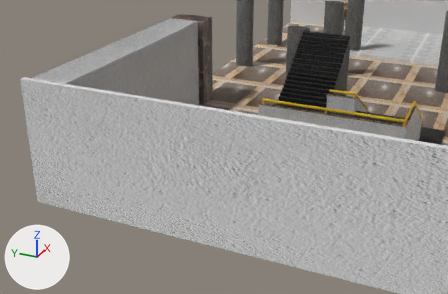
The Blender file Blender/conjunto_norte.blend as it was, and as the next commit left it.
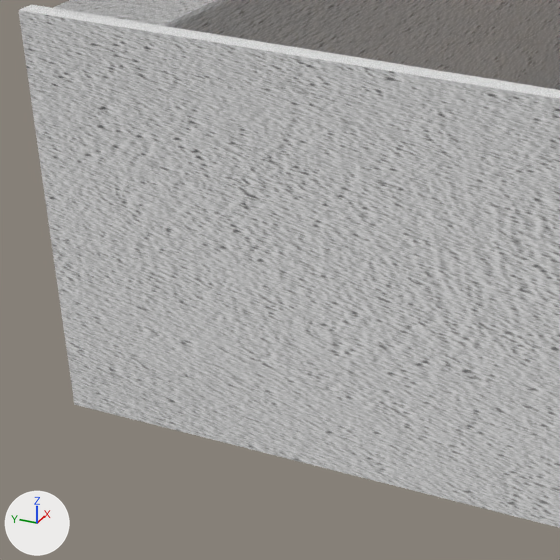
Each version appears first from a 50 mm camera at (-74.53, 17.66, 21.52) aimed at (-41.03, 32.73, 4.77), and next in a close-up on the part from 3% to 42% of the width and 26% to 85% of the height. Arrows for +X, +Y and +Z are at lower left; the lights stay in place. The last two pictures show the newer version.

The scene before the commit, as lines of its bpy script (objects in view):
```python
me_cube_004 = bpy.data.meshes.new('Cube.004')
me_cube_004.from_pydata(...)  # 8 vertices, 12 faces; spans x -1.0..1.0, y -1.0..1.0, z -1.0..1.0
# faces by material slot: [10, 2]
me_cube_004.materials.append(mat_material_030)
me_cube_004.materials.append(mat_material_031)
me_cube_010 = bpy.data.meshes.new('Cube.010')
me_cube_010.from_pydata(...)  # a box spanning x -1.0..1.0, y -1.0..1.0, z -1.0..1.0
me_cube_010.materials.append(mat_material_029)
ob_cube_004 = bpy.data.objects.new('Cube.004', me_cube_004)
ob_cube_004.location = (-34.37, 44.25, 4.5)
ob_cube_004.rotation_euler = (0.0, 0.0, -3.142)  # degrees (0, 0, -180)
ob_cube_004.scale = (10.0, 1.4, 4.0)
ob_cube_009 = bpy.data.objects.new('Cube.009', me_cube_010)
ob_cube_009.location = (-44.37, 27.75, 4.1)
ob_cube_009.rotation_euler = (0.0, 0.0, -3.142)  # degrees (0, 0, -180)
ob_cube_009.scale = (0.2, 18.0, 4.6)
```
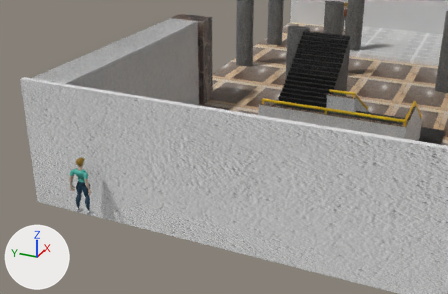
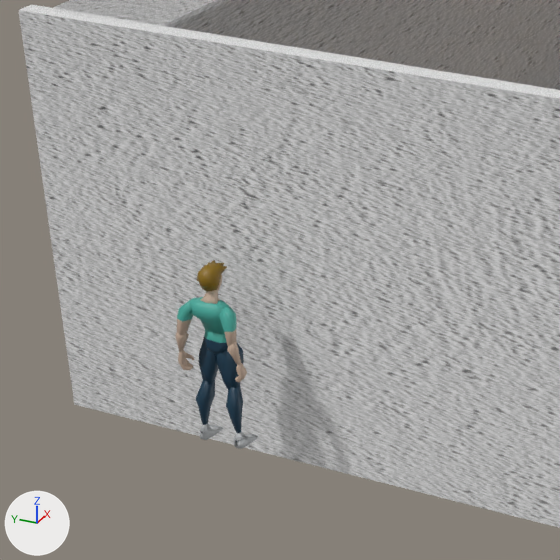
Where the change shows, as pixel boxes (x1, y1, x2, y2) in the close-ups (560 x 560 px):
'piernaDer.005', added (blue)
    after: (216, 343, 258, 449)
'piernaIzq.005', added (blue)
    after: (196, 341, 223, 440)
'torso.002', added (cyan)
    after: (189, 297, 233, 356)
'brazoDer.005', added
    after: (218, 306, 247, 382)
'brazoIzq.005', added
    after: (175, 300, 195, 370)
'cabello.002', added (brown)
    after: (197, 260, 227, 291)
'cabeza.005', added
    after: (200, 275, 222, 304)

The change, as a diff of the scene's bpy script:
```diff
--- a/Blender/conjunto_norte.blend.py
+++ b/Blender/conjunto_norte.blend.py
@@ ob_brazoder_005 @@
+ob_brazoder_005 = bpy.data.objects.new('brazoDer.005', me_cube_138)  # 122 vertices, 116 faces; spans x -13.61..-6.11, y -2.75..1.0, z -3.28..2.24; in mat_body_002 (picture img_bodytexture_002)
+ob_brazoder_005.location = (-45.9, 41.21, 3.3)
+ob_brazoder_005.rotation_euler = (0.0682, -0.26, 1.451)  # degrees (3.9, -15, 83)
+ob_brazoder_005.scale = (0.113, 0.113, 0.271)
@@ ob_brazoizq_005 @@
+ob_brazoizq_005 = bpy.data.objects.new('brazoIzq.005', me_cube_137)  # 122 vertices, 116 faces; spans x -2.73..1.23, y -1.62..2.2, z -4.46..1.45; in mat_body_002 (picture img_bodytexture_002)
+ob_brazoizq_005.location = (-45.9, 41.21, 3.3)
+ob_brazoizq_005.rotation_euler = (0.0682, -0.26, 1.451)  # degrees (3.9, -15, 83)
+ob_brazoizq_005.scale = (0.113, 0.113, 0.271)
@@ ob_cabello_002 @@
+ob_cabello_002 = bpy.data.objects.new('cabello.002', me_cube_136)  # 106 vertices, 104 faces; spans x -1.31..1.28, y -0.05..2.82, z -0.63..1.81; in mat_body_002 (picture img_bodytexture_002)
+ob_cabello_002.parent = ob_cabeza_005
+ob_cabello_002.location = (0.0011, 0.0, 1.817)
+ob_cabello_002.scale = (0.114, 0.114, 0.114)
@@ ob_cabeza_005 @@
+ob_cabeza_005 = bpy.data.objects.new('cabeza.005', me_cube_135)  # 116 vertices, 114 faces; spans x -1.13..1.13, y 0.14..2.68, z -2.32..1.55; in mat_body_002 (picture img_bodytexture_002)
+ob_cabeza_005.location = (-45.4, 40.7, 4.06)
+ob_cabeza_005.rotation_euler = (0.0, 0.0, 1.579)  # degrees (0, 0, 90)
+ob_cabeza_005.scale = (0.21, 0.21, 0.21)
@@ ob_piernader_005 @@
+ob_piernader_005 = bpy.data.objects.new('piernaDer.005', me_cube_134)  # 84 vertices, 78 faces; spans x -6.67..-0.81, y -1.32..3.2, z -4.38..2.22; in mat_body_002 (picture img_bodytexture_002)
+ob_piernader_005.location = (-45.56, 40.9, 2.15)
+ob_piernader_005.rotation_euler = (-0.131, -0.226, 1.486)  # degrees (-7.5, -13, 85)
+ob_piernader_005.scale = (0.169, 0.177, 0.348)
@@ ob_piernaizq_005 @@
+ob_piernaizq_005 = bpy.data.objects.new('piernaIzq.005', me_cube_133)  # 86 vertices, 78 faces; spans x -3.39..1.52, y -1.12..3.79, z -4.89..1.87; in mat_body_002 (picture img_bodytexture_002)
+ob_piernaizq_005.location = (-45.56, 40.9, 2.15)
+ob_piernaizq_005.rotation_euler = (-0.131, -0.226, 1.486)  # degrees (-7.5, -13, 85)
+ob_piernaizq_005.scale = (0.169, 0.177, 0.348)
@@ ob_torso_002 @@
+ob_torso_002 = bpy.data.objects.new('torso.002', me_cube_132)  # 108 vertices, 104 faces; spans x -1.12..1.12, y -0.06..1.79, z -2.43..1.04; in mat_body_002 (picture img_bodytexture_002)
+ob_torso_002.location = (-45.4, 40.69, 3.32)
+ob_torso_002.rotation_euler = (0.0, 0.0, 1.579)  # degrees (0, 0, 90)
+ob_torso_002.scale = (0.368, 0.368, 0.368)
```
